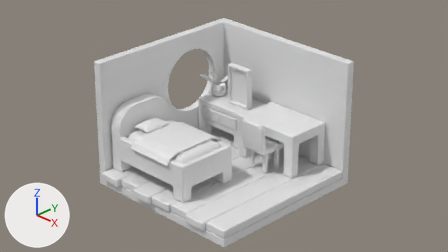
The Blender file Room.blend: old version first, new version second.
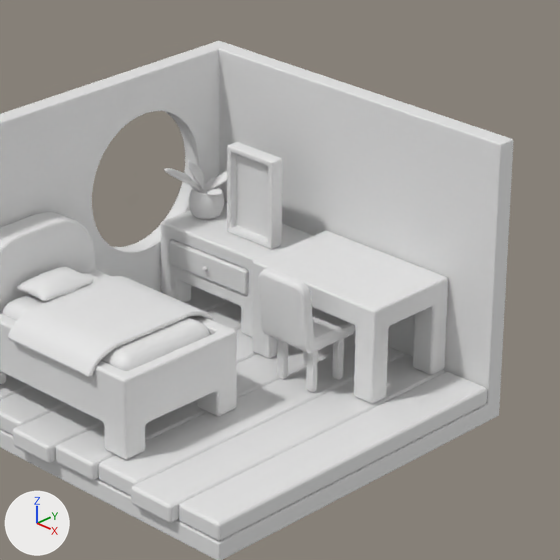
There are two pictures of each version: one from the file's camera 'Camera', one close up on the part from 28% to 84% of the width and 0% to 98% of the height. Every picture has the same lights, and +X, +Y and +Z are marked at lower left.
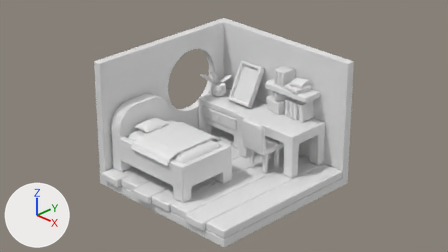
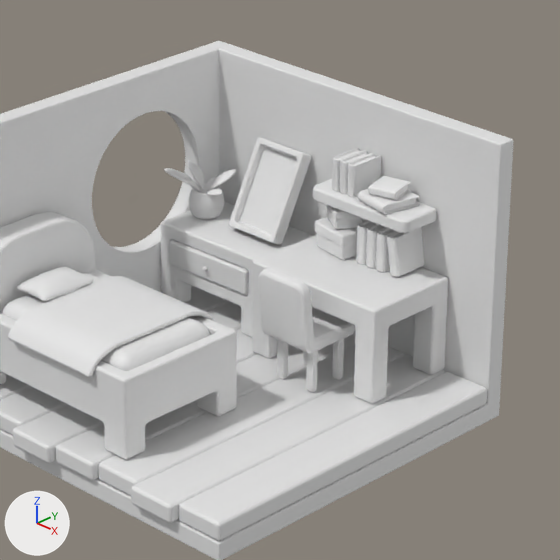
What differs and where, as boxes (x1, y1, x2, y2) in the close-ups (560 x 560 px):
'Cube.010', turned
    before: (227, 142, 282, 249)
    after: (229, 137, 311, 245)
'Cube.012', added
    after: (356, 220, 425, 277)
'Cube.011', added
    after: (313, 179, 437, 233)
'Cube.017', added
    after: (332, 147, 381, 197)
'Cube.018', added
    after: (358, 189, 419, 214)
'Cube.014', added
    after: (315, 218, 363, 247)
'Cube.019', added
    after: (369, 176, 411, 200)
'Cube.013', added
    after: (317, 233, 357, 260)
'Cube.015', added
    after: (327, 209, 362, 230)
'Cube.016', added
    after: (326, 205, 360, 220)

The change, as a diff of the scene's bpy script:
```diff
--- a/Room.blend.py
+++ b/Room.blend.py
@@ me_cube_016 @@
+me_cube_016.from_pydata([(-0.468, 0.476, 0.552), (-0.77, 0.669, 0.552), (-0.936, 0.409, 0.552), (-0.634, 0.216, 0.552), (-0.468, 0.476, 0.652), (-0.77, 0.669, 0.652), (-0.936, 0.409, 0.652), (-0.634, 0.216, 0.652)], [], [(1, 2, 3, 0), (5, 4, 7, 6), (3, 2, 6, 7), (2, 1, 5, 6), (0, 3, 7, 4), (1, 0, 4, 5)])
+me_cube_016.polygons.foreach_set('use_smooth', [True] * 6)
@@ me_cube_015 @@
+me_cube_015.from_pydata([(-0.765, 0.652, 0.416), (-0.486, 0.474, 0.416), (-0.918, 0.411, 0.416), (-0.639, 0.233, 0.416), (-0.486, 0.474, 0.578), (-0.765, 0.652, 0.578), (-0.918, 0.411, 0.578), (-0.639, 0.233, 0.578)], [], [(0, 2, 3, 1), (5, 4, 7, 6), (3, 2, 6, 7), (2, 0, 5, 6), (1, 3, 7, 4), (0, 1, 4, 5)])
+me_cube_015.polygons.foreach_set('use_smooth', [True] * 6)
@@ me_cube_014 @@
+me_cube_014.from_pydata([(-0.426, 0.603, 0.34), (-0.901, 0.692, 0.34), (-0.978, 0.282, 0.34), (-0.503, 0.193, 0.34), (-0.426, 0.603, 0.475), (-0.901, 0.692, 0.475), (-0.978, 0.282, 0.475), (-0.503, 0.193, 0.475)], [], [(1, 2, 3, 0), (5, 4, 7, 6), (3, 2, 6, 7), (2, 1, 5, 6), (0, 3, 7, 4), (1, 0, 4, 5)])
+me_cube_014.polygons.foreach_set('use_smooth', [True] * 6)
@@ me_cube_013 @@
+me_cube_013.from_pydata([(-0.887, 0.673, 0.163), (-0.447, 0.591, 0.163), (-0.957, 0.294, 0.163), (-0.518, 0.212, 0.163), (-0.447, 0.591, 0.383), (-0.887, 0.673, 0.383), (-0.957, 0.294, 0.383), (-0.518, 0.212, 0.383)], [], [(0, 2, 3, 1), (5, 4, 7, 6), (3, 2, 6, 7), (2, 0, 5, 6), (1, 3, 7, 4), (0, 1, 4, 5)])
+me_cube_013.polygons.foreach_set('use_smooth', [True] * 6)
@@ ob_cube_010 @@
 ob_cube_010.location = (-0.76, 1.35, 1.31)
+ob_cube_010.rotation_euler = (-0.471, 0.0, 0.0)  # degrees (-27, 0, 0)
 _m = ob_cube_010.modifiers.new('Bevel', 'BEVEL')
@@ ob_cube_019 @@
+ob_cube_019 = bpy.data.objects.new('Cube.019', me_cube_019)  # 120 vertices, 110 faces; spans x -0.249..-0.034, y -0.381..0.322, z -0.402..0.269; modifiers BEVEL
+ob_cube_019.location = (0.8, 1.56, 2.34)
+ob_cube_019.rotation_euler = (0.228, -1.571, 0.0)  # degrees (13, -90, 0)
+ob_cube_019.scale = (0.453, 0.453, 0.453)
@@ ob_cube_018 @@
+ob_cube_018 = bpy.data.objects.new('Cube.018', me_cube_018)  # 120 vertices, 110 faces; spans x -0.249..-0.084, y -0.381..0.322, z -0.402..0.269; modifiers BEVEL
+ob_cube_018.location = (0.8, 1.56, 2.28)
+ob_cube_018.rotation_euler = (-0.22, -1.571, 0.0)  # degrees (-13, -90, 0)
+ob_cube_018.scale = (0.639, 0.639, 0.639)
@@ ob_cube_017 @@
+ob_cube_017 = bpy.data.objects.new('Cube.017', me_cube_017)  # 360 vertices, 330 faces; spans x -0.046..0.452, y -0.322..0.322, z -0.319..0.219; modifiers BEVEL
+ob_cube_017.location = (0.21, 1.59, 2.32)
+ob_cube_017.scale = (0.639, 0.639, 0.639)
@@ ob_cube_016 @@
+ob_cube_016 = bpy.data.objects.new('Cube.016', me_cube_016)  # modifiers BEVEL
+ob_cube_016.location = (0.95, 1.1, 1.28)
@@ ob_cube_015 @@
+ob_cube_015 = bpy.data.objects.new('Cube.015', me_cube_015)  # modifiers BEVEL
+ob_cube_015.location = (0.95, 1.1, 1.3)
@@ ob_cube_014 @@
+ob_cube_014 = bpy.data.objects.new('Cube.014', me_cube_014)  # modifiers BEVEL
+ob_cube_014.location = (0.95, 1.1, 1.24)
@@ ob_cube_013 @@
+ob_cube_013 = bpy.data.objects.new('Cube.013', me_cube_013)  # modifiers BEVEL
+ob_cube_013.location = (0.95, 1.1, 1.26)
@@ ob_cube_012 @@
+ob_cube_012 = bpy.data.objects.new('Cube.012', me_cube_012)  # 480 vertices, 440 faces; spans x -0.1..0.814, y -0.322..0.322, z -0.319..0.343; modifiers BEVEL
+ob_cube_012.location = (0.6, 1.59, 1.63)
+ob_cube_012.scale = (0.639, 0.639, 0.639)
@@ ob_cube_011 @@
+ob_cube_011 = bpy.data.objects.new('Cube.011', me_cube_011)  # 24 vertices, 14 faces; spans x -0.637..0.637, y -0.246..0.246, z -0.072..0.072; modifiers BEVEL
+ob_cube_011.location = (0.62, 1.55, 2.04)
```
